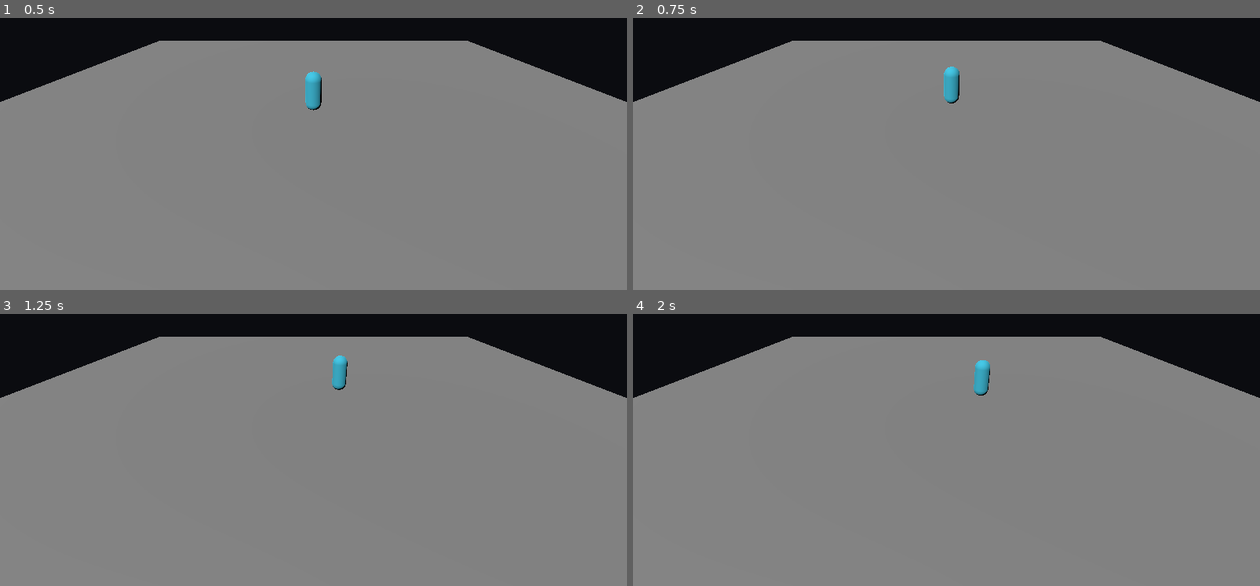
Above: before the commit, frames 1-4 (two rows, left to right).
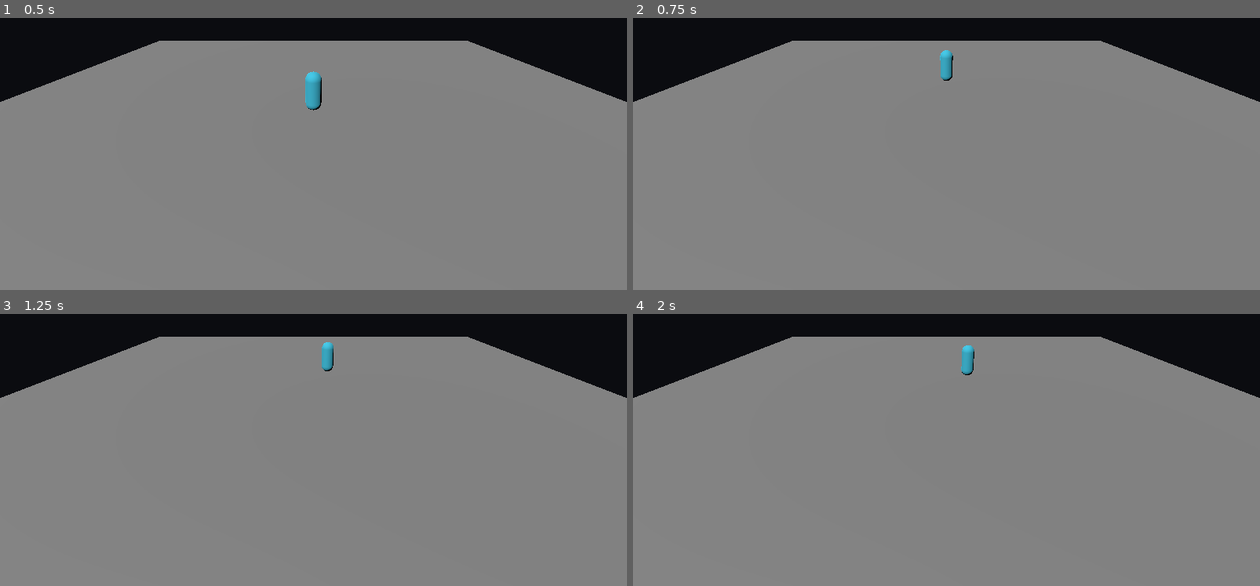
Above: after the commit, the same moments.

Repository: gabrielagudelo777-max/el-inquieto-videojuego
Game: Godot game, scene res://main.tscn
Same seed, same stepped clock (60 frames per second), same inputs: the game is played once before the commit and once after it.
Inputs:
- Up to frame 1 (0.5 s): no input
- Up to frame 2 (0.75 s): hold D (move_right) from 0.53 s (still down); tap Shift (dash) at 0.6 s
- Up to frame 3 (1.25 s): keep holding D (move_right)
- Up to frame 4 (2 s): release D (move_right) at 1.28 s; hold S (move_down) from 1.28 s (still down); tap Shift (dash) at 1.35 s

Frame 1 is identical in both runs. In frame 2, 0.4% of the frame differs, in the area x 48-53%, y 11-32%; in frame 3, 0.4%; in frame 4, 0.5%, in the area x 52-57%, y 11-30%.

Commit message:
T7 N3 Tarea B enchufes y regla

Diff:
--- a/dash.gd
+++ b/dash.gd
@@ -5,6 +5,7 @@
 @export var tecla = "dash"
 @export var duracion = 0.2
 @export var recarga = 1.5
+@export var rapidez = 15.0
 @onready var pj = get_parent()
 
 var estado = Estado.LISTA
@@ -14,7 +15,7 @@
 	tiempo -= delta
 	match estado:
 		Estado.LISTA:
-			if Input.is_action_just_pressed(tecla):
+			if Input.is_action_just_pressed(tecla) and puede():
 				empezar()
 		Estado.ACTIVA:
 			if tiempo <= 0.001:
@@ -23,12 +24,24 @@
 			if tiempo <= 0.001:
 				estado = Estado.LISTA
 
+func puede():
+	# Regla: solo se puede usar si el personaje está en el suelo
+	return pj.is_on_floor() if pj.has_method("is_on_floor") else true
+
 func empezar():
 	estado = Estado.ACTIVA
 	tiempo = duracion
+	# Enchufes de personaje.gd
+	pj.empuje = -pj.basis.z * rapidez   # Dispara al personaje hacia adelante
+	pj.multiplicador = 0.0              # Bloquea la velocidad manual de las teclas
+	pj.accion = "crouch"                # Aplica la animación crouch
 	print("empieza: ", tecla)
 
 func terminar():
 	estado = Estado.RECARGA
 	tiempo = recarga
+	# Restaura los enchufes por defecto
+	pj.empuje = Vector3.ZERO
+	pj.multiplicador = 1.0
+	pj.accion = ""
 	print("termina: ", tecla)
